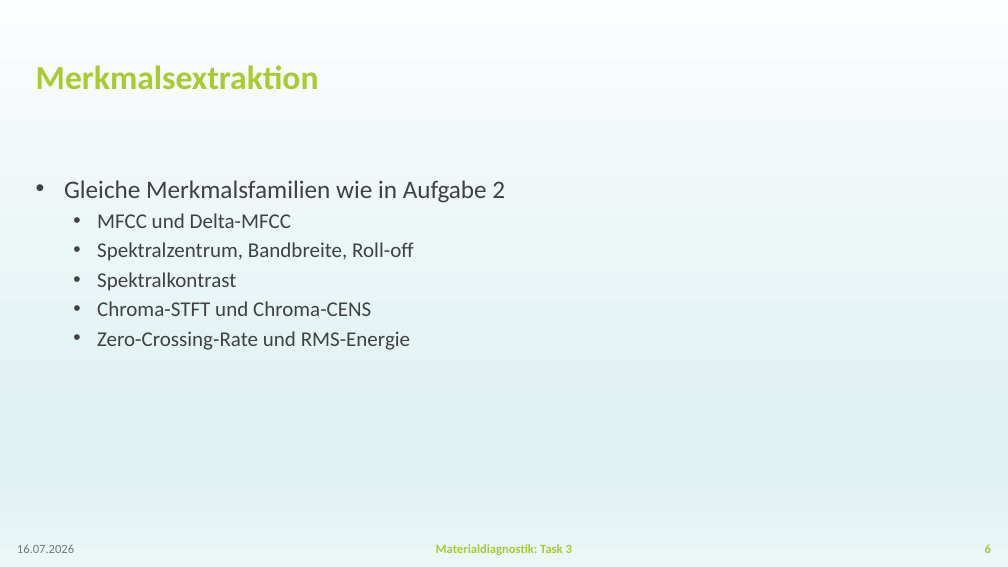
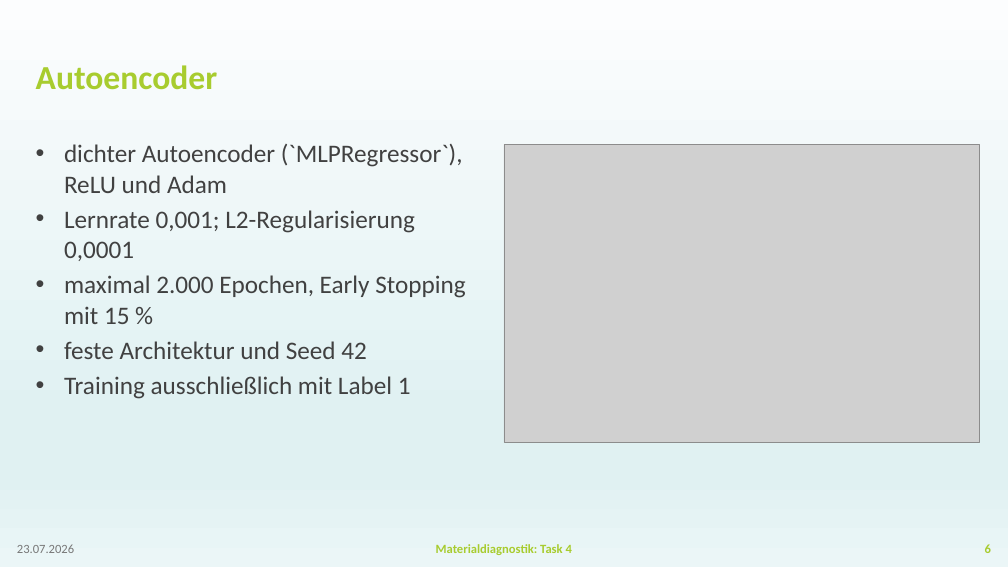
Before and after one commit to BGielczynski/AI_diagnostics, a slide deck: slide 6 of Task_4/Presentation_Task4.pptx. Drawn at 1008x567 pixels with LibreOffice and Linux fonts; fonts in the diff are those of the drawing; grey boxes stand for pictures; background and template pictures are left out. Boxes give left, top, right and bottom in pixels: in the first picture for what was removed or moved away, otherwise in the second. Text is boxed around its words. In the diff, an @@ line names an element or a change of style, - is before the commit and + after.

```diff
--- a/Task_4/Presentation_Task4.pptx
+++ b/Task_4/Presentation_Task4.pptx
@@ title at bbox=[36, 65, 218, 90]: text changed @@
-Merkmalsextraktion
+Autoencoder
@@ text at bbox=[64, 144, 465, 399]: text changed; size 20 to 24 pt @@
-• Gleiche Merkmalsfamilien wie in Aufgabe 2
-  • MFCC und Delta-MFCC
-  • Spektralzentrum, Bandbreite, Roll-off
-  • Spektralkontrast
-  • Chroma-STFT und Chroma-CENS
-  • Zero-Crossing-Rate und RMS-Energie
+• dichter Autoencoder (`MLPRegressor`), ReLU und Adam
+• Lernrate 0,001; L2-Regularisierung 0,0001
+• maximal 2.000 Epochen, Early Stopping mit 15 %
+• feste Architektur und Seed 42
+• Training ausschließlich mit Label 1
@@ picture added at bbox=[504, 144, 980, 442] @@
@@ text at bbox=[17, 544, 74, 553]: text changed @@
-16.07.2026
+23.07.2026
@@ text at bbox=[436, 544, 572, 555]: text changed @@
-Materialdiagnostik: Task 3
+Materialdiagnostik: Task 4
```
Also in this commit, not shown: 17 other slides changed, 1 slide added, 1 slide removed, 3 other files.
